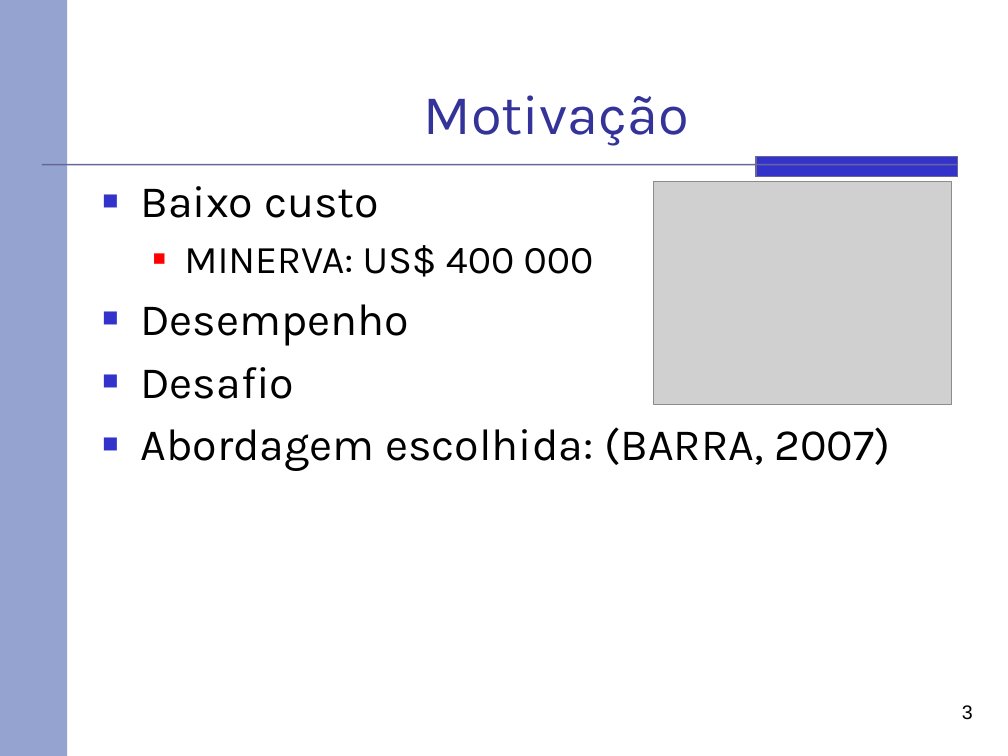
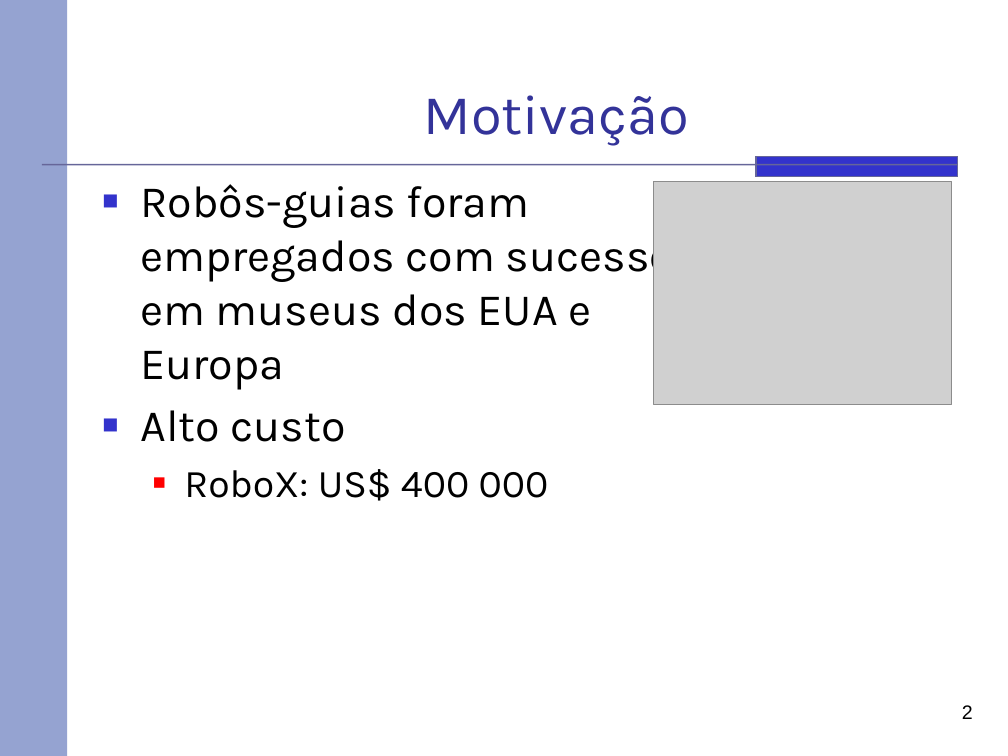
Before and after one commit to rafaelhdr/tccsauron, a slide deck: slide 2 of docs/Apresentação.pptx (slide 3 before the commit). Drawn at 1008x756 pixels with LibreOffice and Linux fonts; fonts in the diff are those of the drawing; grey boxes stand for pictures. Boxes give left, top, right and bottom in pixels: in the first picture for what was removed or moved away, otherwise in the second. Text is boxed around its words. In the diff, an @@ line names an element or a change of style, - is before the commit and + after.

```diff
--- a/docs/Apresentação.pptx
+++ b/docs/Apresentação.pptx
@@ text at (x1=140, y1=184, x2=674, y2=501): text changed @@
-■ Baixo custo
-  ■ MINERVA: US$ 400 000
-■ Desempenho
-■ Desafio
-■ Abordagem escolhida: (BARRA, 2007)
+■ Robôs-guias foram
+  empregados com sucesso
+  em museus dos EUA e
+  Europa
+■ Alto custo
+  ■ RoboX: US$ 400 000
@@ page number at (x1=962, y1=705, x2=973, y2=719): text changed @@
-3
+2
```
Also in this commit, not shown: 2 other slides changed.
